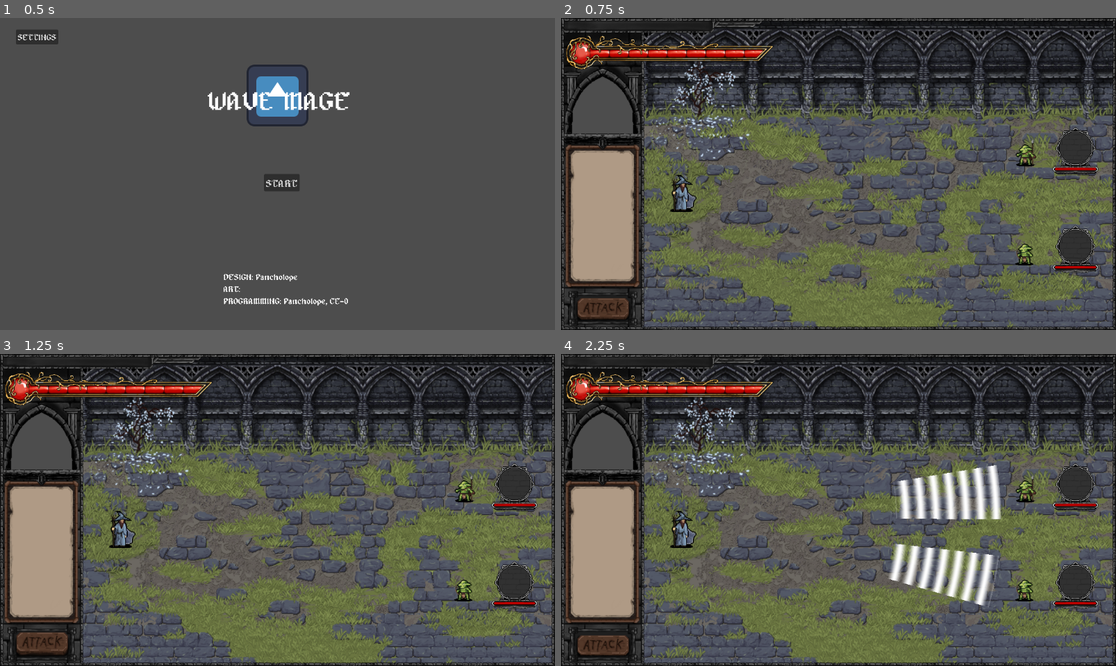
Above: before the commit, frames 1-4 (two rows, left to right).
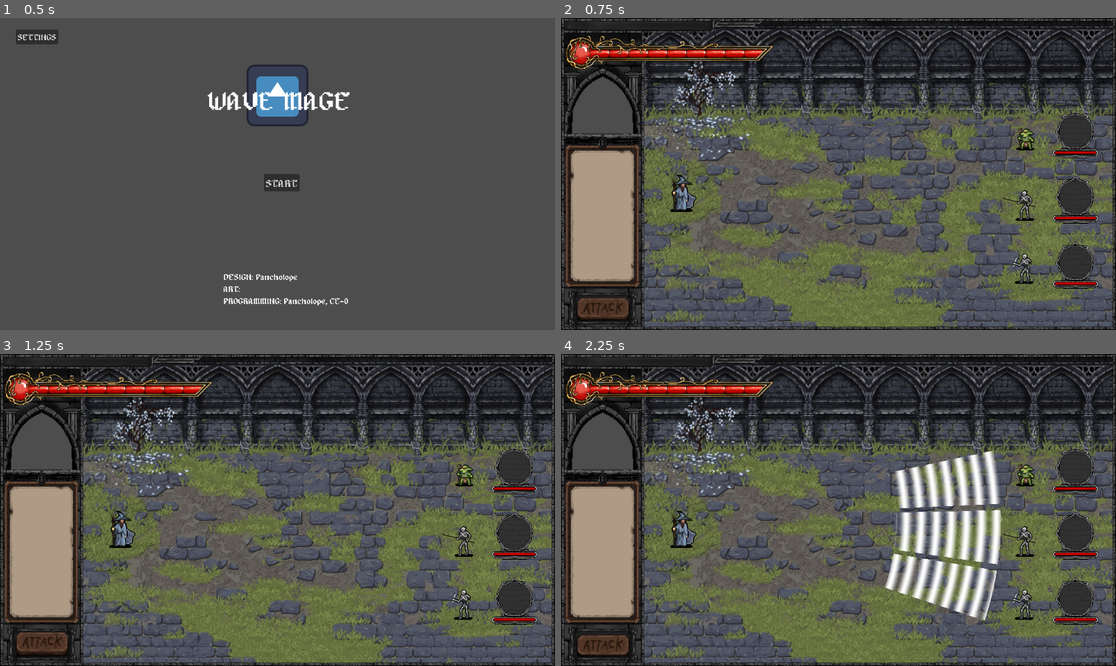
Above: after the commit, the same moments.

Repository: pancholope321/Wave-Mage
Game: Godot game, scene res://Scenes/mainMenu.tscn
The game is run twice, just before and just after one commit, with the same random seed, the same clock (stepped at 60 frames per second) and the same inputs. The project has no main scene, so this scene is started directly. The engine's default icon, where the game draws it, is replaced by a stand-in: a white triangle on a blue panel in a dark square. Sound files missing from this copy of the repository are replaced by a short silence.
Inputs (mouse positions are in pixels of both pictures, inside the frame that each line leads up to):
- Up to frame 1 (0.5 s): no input
- Up to frame 2 (0.75 s): click "START" at 0.5 s
- Up to frame 3 (1.25 s): no input
- Up to frame 4 (2.25 s): click (599, 644) at 1.25 s; move the mouse to (960, 494) at 2.02 s; click (960, 494) at 2.17 s

Frame 1 is identical in both runs. In frame 2, 3.4% of the frame differs, in the area x 79-97%, y 29-87%; in frame 3, 3.4%; in frame 4, 9.8%, in the area x 58-97%, y 29-87%.

Commit message:
added 3 enemies

Diff:
--- a/ConfigFiles/structure_information_relation.json
+++ b/ConfigFiles/structure_information_relation.json
@@ -3,9 +3,12 @@
 	"power_template":{"start_function_path":"functionPath","start_function":"functionName","structure":"structurePath"},
 	"mirror":{"structure":"res://Structures/mirror.tscn"},
 	"duplicatePower":{"structure":"res://Structures/duplicator.tscn"},
-	"enemy1":{"structure":"res://Structures/Enemies/enemy_1.tscn"},
+	"goblin_spear":{"structure":"res://Structures/Enemies/goblin_spear.tscn"},
 	"damageMultiplier":{"structure":"res://Structures/damageMultiplier.tscn"},
-	"enemy2":{"structure":"res://Structures/Enemies/enemy_2.tscn"},
+	"goblin_arrow":{"structure":"res://Structures/Enemies/goblin_arrow.tscn"},
+	"goblin_mage":{"structure":"res://Structures/Enemies/goblin_mage.tscn"},
+	"skeleton_dagger":{"structure":"res://Structures/Enemies/skeleton_dagger.tscn"},
+	"skeleton_spear":{"structure":"res://Structures/Enemies/skeleton_spear.tscn"},
 	"health_upg":{"start_function_path":"res://Scripts/Powers/health_upg.gd","start_function":"add_more_health"}
 },
 "power_image":{
@@ -17,18 +20,24 @@
 "power_name":{
 	"mirror":"Mirror",
 	"duplicatePower":"Duplicator",
-	"enemy1":"enemy",
+	"goblin_spear":"enemy",
 	"damageMultiplier":"Damage Multiplier",
-	"enemy2":"enemy",
-	"health_upg":"Health Upgrade"
+	"goblin_arrow":"enemy",
+	"health_upg":"Health Upgrade",
+	"goblin_mage":"enemy",
+	"skeleton_spear":"enemy",
+	"skeleton_dagger":"enemy"
 },
 "power_description":{
 	"mirror":"Reflects the wave",
 	"duplicatePower":"Duplicates incoming waves",
-	"enemy1":"Enemy attacking",
+	"goblin_spear":"Enemy attacking",
 	"damageMultiplier": "Multiply damage by 2",
-	"enemy2":"Enemy attacking",
-	"health_upg":"Add 100 extra HP"
+	"goblin_arrow":"Enemy attacking",
+	"health_upg":"Add 100 extra HP",
+	"goblin_mage":"Enemy attacking",
+	"skeleton_spear":"Enemy attacking",
+	"skeleton_dagger":"Enemy attacking"
 },
 "power_costs":{
 	"mirror":{"price":3,"growth_per_level":3},
--- a/Scenes/mainMenu.tscn
+++ b/Scenes/mainMenu.tscn
@@ -18,6 +18,7 @@
 
 [node name="ColorRect" type="ColorRect" parent="Settings Popup"]
 z_index = -2
+layout_mode = 0
 offset_left = -178.0
 offset_top = -99.0
 offset_right = 185.0
@@ -30,6 +31,7 @@
 script = ExtResource("5_3uny1")
 
 [node name="Label" type="Label" parent="Settings Popup/Music Volume"]
+layout_mode = 0
 offset_left = -163.0
 offset_right = -72.0
 offset_bottom = 23.0
@@ -37,6 +39,7 @@
 text = "MUSIC VOL."
 
 [node name="Minus Button" type="Button" parent="Settings Popup/Music Volume"]
+layout_mode = 0
 offset_right = 8.0
 offset_bottom = 8.0
 theme_override_fonts/font = ExtResource("3_b7htb")
@@ -44,6 +47,7 @@
 text = "-"
 
 [node name="Plus Button" type="Button" parent="Settings Popup/Music Volume"]
+layout_mode = 0
 offset_left = 90.0
 offset_right = 108.0
 offset_bottom = 31.0
@@ -52,6 +56,7 @@
 text = "+"
 
 [node name="Volume Display" type="Label" parent="Settings Popup/Music Volume"]
+layout_mode = 0
 offset_left = 32.0
 offset_right = 72.0
 offset_bottom = 28.0
@@ -61,6 +66,7 @@
 text = "100"
 
 [node name="Save Settings" type="Button" parent="Settings Popup"]
+layout_mode = 0
 offset_left = -30.0
 offset_top = 54.0
 offset_right = 20.0
@@ -70,6 +76,7 @@
 
 [node name="Transparent BG" type="ColorRect" parent="Settings Popup"]
 z_index = -7
+layout_mode = 0
 offset_left = -591.0
 offset_top = -339.0
 offset_right = 595.0
--- a/Scripts/Game/structure_pos_controller.gd
+++ b/Scripts/Game/structure_pos_controller.gd
@@ -19,8 +19,11 @@
 }
 var enemy_json={
 "enemy_count":{
-	"enemy1":1,
-	"enemy2":1
+	"goblin_spear":0,
+	"goblin_arrow":0,
+	"goblin_mage":1,
+	"skeleton_spear":1,
+	"skeleton_dagger":1
 	}
 }
 @export var debug=false
--- /dev/null
+++ b/Structures/Enemies/goblin_mage.tscn
@@ -0,0 +1,43 @@
+[gd_scene load_steps=9 format=3 uid="uid://ccejrde3gma26"]
+
+[ext_resource type="Script" uid="uid://c6bo20mmlploh" path="res://Scripts/enemyOrganizator.gd" id="1_vm3wm"]
+[ext_resource type="PackedScene" uid="uid://bro8xxygb3vx1" path="res://Projectiles/arrow.tscn" id="2_m8gxh"]
+[ext_resource type="Texture2D" uid="uid://bhe558ccm6qiv" path="res://Sprites/Character sprites/goblin 3.png" id="3_2x6m7"]
+[ext_resource type="Texture2D" uid="uid://c3xgyskdsr46h" path="res://Sprites/UI sprites/enemyBGHealthbar.png" id="4_tq6c5"]
+[ext_resource type="Texture2D" uid="uid://c214y064d6ffk" path="res://Sprites/UI sprites/enemyPanel.png" id="5_r8m87"]
+[ext_resource type="Texture2D" uid="uid://dppkktqfk4pb7" path="res://Sprites/UI sprites/enemyFILLHealth.png" id="6_xxxjp"]
+
+[sub_resource type="ShaderMaterial" id="ShaderMaterial_yk4my"]
+
+[sub_resource type="RectangleShape2D" id="RectangleShape2D_7aek1"]
+size = Vector2(19, 123)
+
+[node name="enemyP1" type="Area2D" node_paths=PackedStringArray("point1", "point2", "healthBar")]
+script = ExtResource("1_vm3wm")
+point1 = NodePath(".")
+point2 = NodePath("enemyP2")
+projectile = ExtResource("2_m8gxh")
+healthBar = NodePath("TextureProgressBar")
+health = 200.0
+
+[node name="Sprite2D" type="Sprite2D" parent="."]
+material = SubResource("ShaderMaterial_yk4my")
+position = Vector2(-147, 56)
+texture = ExtResource("3_2x6m7")
+
+[node name="enemyP2" type="Node2D" parent="."]
+position = Vector2(0, 122)
+
+[node name="CollisionShape2D" type="CollisionShape2D" parent="."]
+position = Vector2(1.5, 61.5)
+shape = SubResource("RectangleShape2D_7aek1")
+
+[node name="TextureProgressBar" type="TextureProgressBar" parent="."]
+offset_left = 58.0
+offset_top = 6.0
+offset_right = 154.0
+offset_bottom = 104.0
+value = 95.0
+texture_under = ExtResource("4_tq6c5")
+texture_over = ExtResource("5_r8m87")
+texture_progress = ExtResource("6_xxxjp")
--- /dev/null
+++ b/Structures/Enemies/skeleton_dagger.tscn
@@ -0,0 +1,43 @@
+[gd_scene load_steps=9 format=3 uid="uid://bn7g4hu3eggym"]
+
+[ext_resource type="Script" uid="uid://c6bo20mmlploh" path="res://Scripts/enemyOrganizator.gd" id="1_gabtv"]
+[ext_resource type="PackedScene" uid="uid://c2le50ifa3b5i" path="res://Projectiles/spear.tscn" id="2_lmcmn"]
+[ext_resource type="Texture2D" uid="uid://b7vkmfsfat22b" path="res://Sprites/Character sprites/skeleton 1.png" id="3_gabtv"]
+[ext_resource type="Texture2D" uid="uid://c3xgyskdsr46h" path="res://Sprites/UI sprites/enemyBGHealthbar.png" id="4_tq3mt"]
+[ext_resource type="Texture2D" uid="uid://c214y064d6ffk" path="res://Sprites/UI sprites/enemyPanel.png" id="5_2f7us"]
+[ext_resource type="Texture2D" uid="uid://dppkktqfk4pb7" path="res://Sprites/UI sprites/enemyFILLHealth.png" id="6_hgo3h"]
+
+[sub_resource type="ShaderMaterial" id="ShaderMaterial_yk4my"]
+
+[sub_resource type="RectangleShape2D" id="RectangleShape2D_7aek1"]
+size = Vector2(19, 123)
+
+[node name="enemyP1" type="Area2D" node_paths=PackedStringArray("point1", "point2", "healthBar")]
+script = ExtResource("1_gabtv")
+point1 = NodePath(".")
+point2 = NodePath("enemyP2")
+projectile = ExtResource("2_lmcmn")
+healthBar = NodePath("TextureProgressBar")
+health = 200.0
+
+[node name="Sprite2D" type="Sprite2D" parent="."]
+material = SubResource("ShaderMaterial_yk4my")
+position = Vector2(15, 63)
+texture = ExtResource("3_gabtv")
+
+[node name="enemyP2" type="Node2D" parent="."]
+position = Vector2(0, 122)
+
+[node name="CollisionShape2D" type="CollisionShape2D" parent="."]
+position = Vector2(1.5, 61.5)
+shape = SubResource("RectangleShape2D_7aek1")
+
+[node name="TextureProgressBar" type="TextureProgressBar" parent="."]
+offset_left = 58.0
+offset_top = 6.0
+offset_right = 154.0
+offset_bottom = 104.0
+value = 95.0
+texture_under = ExtResource("4_tq3mt")
+texture_over = ExtResource("5_2f7us")
+texture_progress = ExtResource("6_hgo3h")
--- /dev/null
+++ b/Structures/Enemies/skeleton_spear.tscn
@@ -0,0 +1,43 @@
+[gd_scene load_steps=9 format=3 uid="uid://b600wk04d4ype"]
+
+[ext_resource type="Script" uid="uid://c6bo20mmlploh" path="res://Scripts/enemyOrganizator.gd" id="1_ny8ww"]
+[ext_resource type="PackedScene" uid="uid://c2le50ifa3b5i" path="res://Projectiles/spear.tscn" id="2_3fiyu"]
+[ext_resource type="Texture2D" uid="uid://dipyeowabpxog" path="res://Sprites/Character sprites/skeleton 2.png" id="3_ny8ww"]
+[ext_resource type="Texture2D" uid="uid://c3xgyskdsr46h" path="res://Sprites/UI sprites/enemyBGHealthbar.png" id="4_1xo80"]
+[ext_resource type="Texture2D" uid="uid://c214y064d6ffk" path="res://Sprites/UI sprites/enemyPanel.png" id="5_vgsmm"]
+[ext_resource type="Texture2D" uid="uid://dppkktqfk4pb7" path="res://Sprites/UI sprites/enemyFILLHealth.png" id="6_7h67q"]
+
+[sub_resource type="ShaderMaterial" id="ShaderMaterial_yk4my"]
+
+[sub_resource type="RectangleShape2D" id="RectangleShape2D_7aek1"]
+size = Vector2(19, 123)
+
+[node name="enemyP1" type="Area2D" node_paths=PackedStringArray("point1", "point2", "healthBar")]
+script = ExtResource("1_ny8ww")
+point1 = NodePath(".")
+point2 = NodePath("enemyP2")
+projectile = ExtResource("2_3fiyu")
+healthBar = NodePath("TextureProgressBar")
+health = 200.0
+
+[node name="Sprite2D" type="Sprite2D" parent="."]
+material = SubResource("ShaderMaterial_yk4my")
+position = Vector2(67, 68)
+texture = ExtResource("3_ny8ww")
+
+[node name="enemyP2" type="Node2D" parent="."]
+position = Vector2(0, 122)
+
+[node name="CollisionShape2D" type="CollisionShape2D" parent="."]
+position = Vector2(1.5, 61.5)
+shape = SubResource("RectangleShape2D_7aek1")
+
+[node name="TextureProgressBar" type="TextureProgressBar" parent="."]
+offset_left = 58.0
+offset_top = 6.0
+offset_right = 154.0
+offset_bottom = 104.0
+value = 95.0
+texture_under = ExtResource("4_1xo80")
+texture_over = ExtResource("5_vgsmm")
+texture_progress = ExtResource("6_7h67q")
Renamed: Structures/Enemies/enemy_2.tscn -> Structures/Enemies/goblin_arrow.tscn
Renamed: Structures/Enemies/enemy_1.tscn -> Structures/Enemies/goblin_spear.tscn
